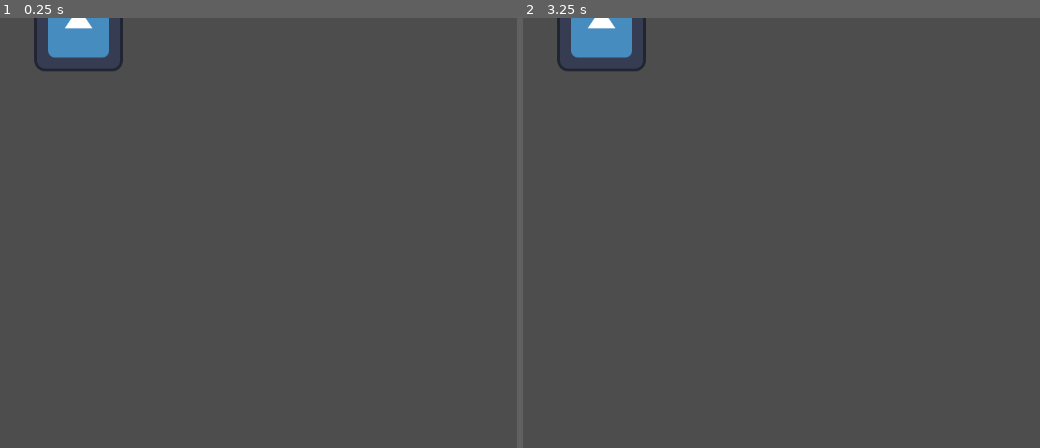
Above: before the commit, frames 1-2 (left to right).
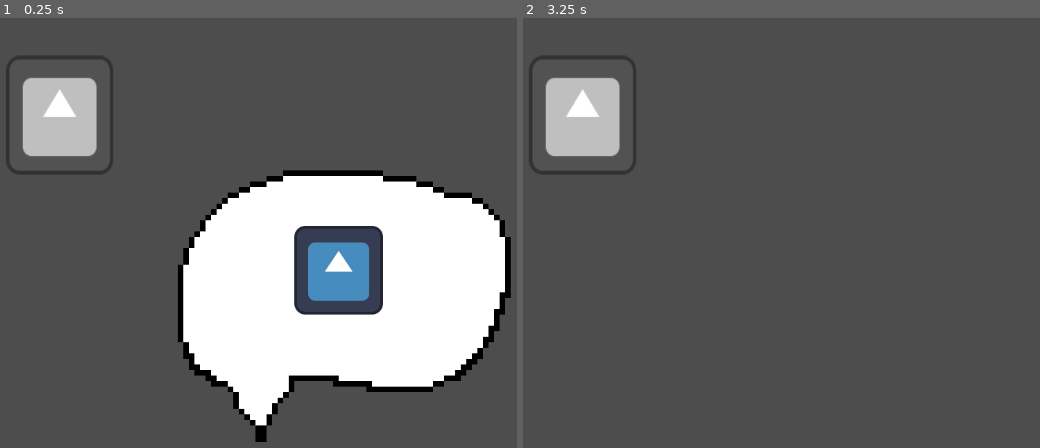
Above: after the commit, the same moments.

Repository: antonin-tarrade/SausageSerenity
Game: Godot game, scene res://Scenes/test_shaders.tscn
Same seed, same stepped clock (60 frames per second), same inputs: the game is played once before the commit and once after it. Before the commit the project has no main scene; this scene is started directly in both runs. The engine's default icon, where the game draws it, is replaced by a stand-in: a white triangle on a blue panel in a dark square.
Inputs:
- Up to frame 1 (0.25 s): no input
- Up to frame 2 (3.25 s): tap Enter at 0.5, 2 s; tap Space at 1.25, 2.75 s

The runs differ from the first frame. In frame 1, 32% of the frame differs, in the area x 1-99%, y 0-99%; in frame 2, 4.6%.

Commit message:
perso debut

Diff:
--- /dev/null
+++ b/Scenes/Personnage.gd
@@ -0,0 +1,45 @@
+extends Sprite2D
+
+var nom : String = ""
+var requete : Sprite2D
+var animtree : AnimationTree
+
+enum ETATS {
+	triste,
+	parle,
+	heureux
+}
+
+var etat : ETATS
+
+func _ready():
+	etat = ETATS.triste
+	requete = $Requete
+	animtree = $AnimationTree
+	requete.visible = false
+	_on_aboiement()
+
+func _process(_delta):
+	pass
+
+func _on_aboiement():
+	if (etat != ETATS.parle) :
+		parler()
+
+func _on_rendu_heureux():
+	etat = ETATS.heureux
+	print("avant " + str(self.material.get_shader_parameter("shader_parameter/isColored")))
+	var estcolore = false
+	self.material.set_shader_parameter("shader_parameter/isColored",estcolore)
+	print("apres " + str(self.material.get_shader_parameter("shader_parameter/isColored")))
+
+
+
+func parler():
+	requete.visible = true;
+	await get_tree().create_timer(3.0).timeout
+	requete.visible = false
+	if (etat == ETATS.parle) :
+		etat = ETATS.triste
+
+	_on_rendu_heureux()
--- /dev/null
+++ b/Scenes/Requete.gd
@@ -0,0 +1,3 @@
+extends Sprite2D
+
+signal termine
--- a/Scenes/test_shaders.tscn
+++ b/Scenes/test_shaders.tscn
@@ -1,15 +1,72 @@
-[gd_scene load_steps=4 format=3 uid="uid://cfa1c1qjimgtp"]
+[gd_scene load_steps=15 format=3 uid="uid://cfa1c1qjimgtp"]
 
 [ext_resource type="Shader" uid="uid://d2l4kvn6jf350" path="res://Shaders/couleur.tres" id="1_1ea4k"]
 [ext_resource type="Texture2D" uid="uid://b04ah1lbkvhin" path="res://icon.svg" id="2_s52m2"]
+[ext_resource type="Script" path="res://Scenes/Personnage.gd" id="3_veaqq"]
+[ext_resource type="Script" path="res://Scenes/Requete.gd" id="4_ifvgm"]
+[ext_resource type="Texture2D" uid="uid://jp148nn8fmov" path="res://Dessins/bulle.png" id="4_ypdur"]
 
 [sub_resource type="ShaderMaterial" id="ShaderMaterial_nj0fj"]
 shader = ExtResource("1_1ea4k")
-shader_parameter/isColored = false
+shader_parameter/isColored = true
+
+[sub_resource type="AnimationNodeBlendSpace1D" id="AnimationNodeBlendSpace1D_gewb4"]
+
+[sub_resource type="AnimationNodeBlendSpace1D" id="AnimationNodeBlendSpace1D_ltasl"]
+
+[sub_resource type="AnimationNodeBlendSpace1D" id="AnimationNodeBlendSpace1D_3ujs0"]
+
+[sub_resource type="AnimationNodeStateMachineTransition" id="AnimationNodeStateMachineTransition_wxs4c"]
+advance_mode = 2
+
+[sub_resource type="AnimationNodeStateMachineTransition" id="AnimationNodeStateMachineTransition_rwf7g"]
+advance_mode = 2
+advance_condition = &"aboiement"
+
+[sub_resource type="AnimationNodeStateMachineTransition" id="AnimationNodeStateMachineTransition_vyr07"]
+advance_mode = 2
+advance_condition = &"troploin"
+
+[sub_resource type="AnimationNodeStateMachineTransition" id="AnimationNodeStateMachineTransition_uwops"]
+advance_mode = 2
+advance_condition = &"complete"
+
+[sub_resource type="AnimationNodeStateMachine" id="AnimationNodeStateMachine_i7jeo"]
+states/Heureux/node = SubResource("AnimationNodeBlendSpace1D_gewb4")
+states/Heureux/position = Vector2(624, 74)
+states/Parle/node = SubResource("AnimationNodeBlendSpace1D_ltasl")
+states/Parle/position = Vector2(510, 160)
+states/Start/position = Vector2(188, 74)
+states/Triste/node = SubResource("AnimationNodeBlendSpace1D_3ujs0")
+states/Triste/position = Vector2(412, 74)
+transitions = ["Start", "Triste", SubResource("AnimationNodeStateMachineTransition_wxs4c"), "Triste", "Parle", SubResource("AnimationNodeStateMachineTransition_rwf7g"), "Parle", "Triste", SubResource("AnimationNodeStateMachineTransition_vyr07"), "Triste", "Heureux", SubResource("AnimationNodeStateMachineTransition_uwops")]
 
 [node name="Node2D" type="Node2D"]
 
-[node name="Sprite2D" type="Sprite2D" parent="."]
+[node name="Personnage" type="Sprite2D" parent="."]
 material = SubResource("ShaderMaterial_nj0fj")
-position = Vector2(220, 13)
+position = Vector2(192.75, 140.25)
+scale = Vector2(1.20703, 1.33984)
 texture = ExtResource("2_s52m2")
+script = ExtResource("3_veaqq")
+
+[node name="Requete" type="Sprite2D" parent="Personnage"]
+position = Vector2(333.256, 166.997)
+scale = Vector2(0.828479, 0.746356)
+texture = ExtResource("4_ypdur")
+script = ExtResource("4_ifvgm")
+metadata/_edit_group_ = true
+
+[node name="Mission" type="Sprite2D" parent="Personnage/Requete"]
+z_index = 1
+texture = ExtResource("2_s52m2")
+
+[node name="AnimationTree" type="AnimationTree" parent="Personnage"]
+root_node = NodePath("../..")
+tree_root = SubResource("AnimationNodeStateMachine_i7jeo")
+parameters/conditions/aboiement = false
+parameters/conditions/complete = false
+parameters/conditions/troploin = false
+parameters/Heureux/blend_position = 0
+parameters/Parle/blend_position = 0
+parameters/Triste/blend_position = 0
--- a/Shaders/couleur.tres
+++ b/Shaders/couleur.tres
@@ -59,6 +59,7 @@
 
 }
 "
+graph_offset = Vector2(15.3, 2.58182)
 mode = 1
 flags/light_only = false
 nodes/fragment/0/position = Vector2(920, 120)
@@ -71,5 +72,5 @@
 nodes/fragment/7/node = SubResource("VisualShaderNodeSwitch_eerxx")
 nodes/fragment/7/position = Vector2(600, 220)
 nodes/fragment/8/node = SubResource("VisualShaderNodeInput_rdpqx")
-nodes/fragment/8/position = Vector2(120, 380)
+nodes/fragment/8/position = Vector2(160, 380)
 nodes/fragment/connections = PackedInt32Array(4, 0, 5, 0, 3, 0, 7, 0, 5, 0, 7, 1, 8, 0, 7, 2, 7, 0, 0, 0)
--- a/project.godot
+++ b/project.godot
@@ -11,7 +11,8 @@
 [application]
 
 config/name="ChienSaussisse"
-config/features=PackedStringArray("4.1", "GL Compatibility")
+run/main_scene="res://Scenes/test_shaders.tscn"
+config/features=PackedStringArray("4.2", "GL Compatibility")
 config/icon="res://icon.svg"
 
 [rendering]
Binary file added: Dessins/bulle.png
Not shown, added: Dessins/bulle.png.import
